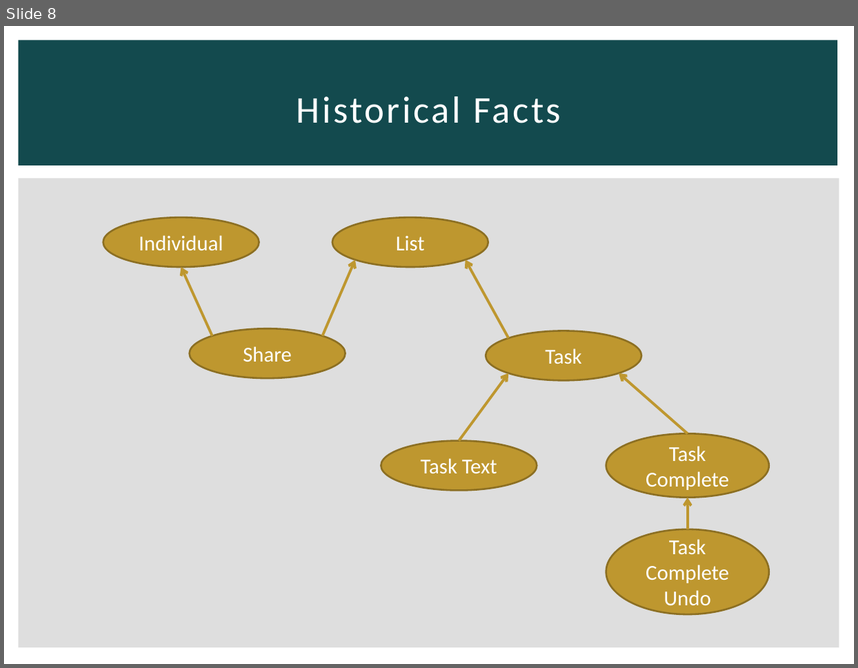
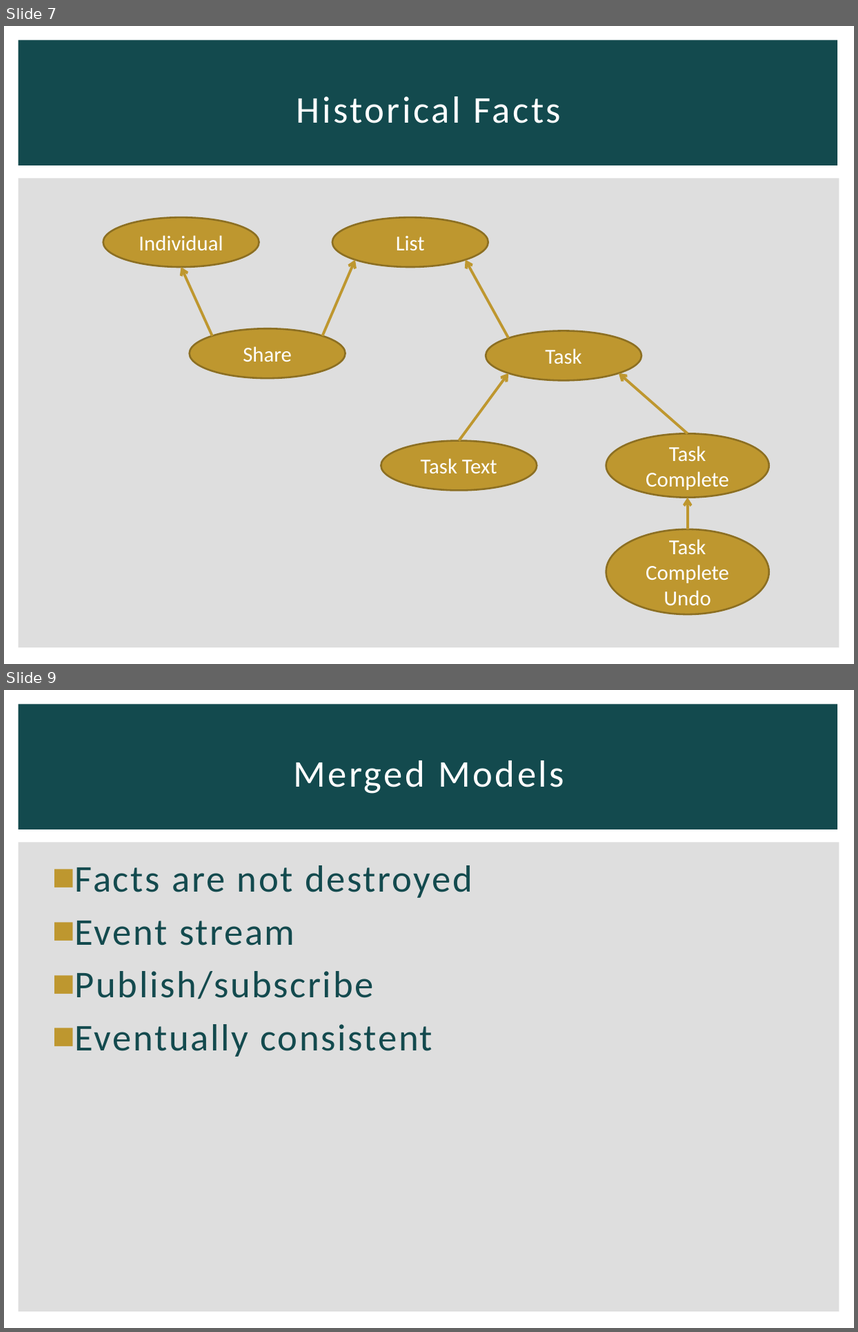
Before and after one commit to michaellperry/CorrespondenceAndroid, a slide deck: Collaborative Android Apps.pptx. Shown one above the other, each under a label of ours: slide 8 before the commit, slides 7 and 9 after it; the slides between them are not shown. The pictures are 858x668 and 858x1332 pixels, drawn with LibreOffice and Linux fonts; fonts in the diff are those of the drawing. Boxes give left, top, right and bottom in pixels: in the first picture for what was removed or moved away, otherwise in the second. Text is boxed around its words. In the diff, an @@ line names an element or a change of style, - is before the commit and + after.

```diff
--- a/Collaborative Android Apps.pptx
+++ b/Collaborative Android Apps.pptx
@@ slide 9 added at (x1=4, y1=690, x2=854, y2=1328), background #FFFFFF; not listed: 2 template elements that a slide beside it also shows @@
@@ title added at (x1=293, y1=760, x2=564, y2=793), 32 pt, text #FFFFFF @@
+Merged Models
@@ text added at (x1=75, y1=865, x2=472, y2=1056), 32 pt, text #134A4E @@
+■ Facts are not destroyed
+■ Event stream
+■ Publish/subscribe
+■ Eventually consistent
@@ what was slide 8 is now slide 7 @@
```
Also in this commit, not shown: 4 slides changed, 2 other slides added, 1 slide removed.
